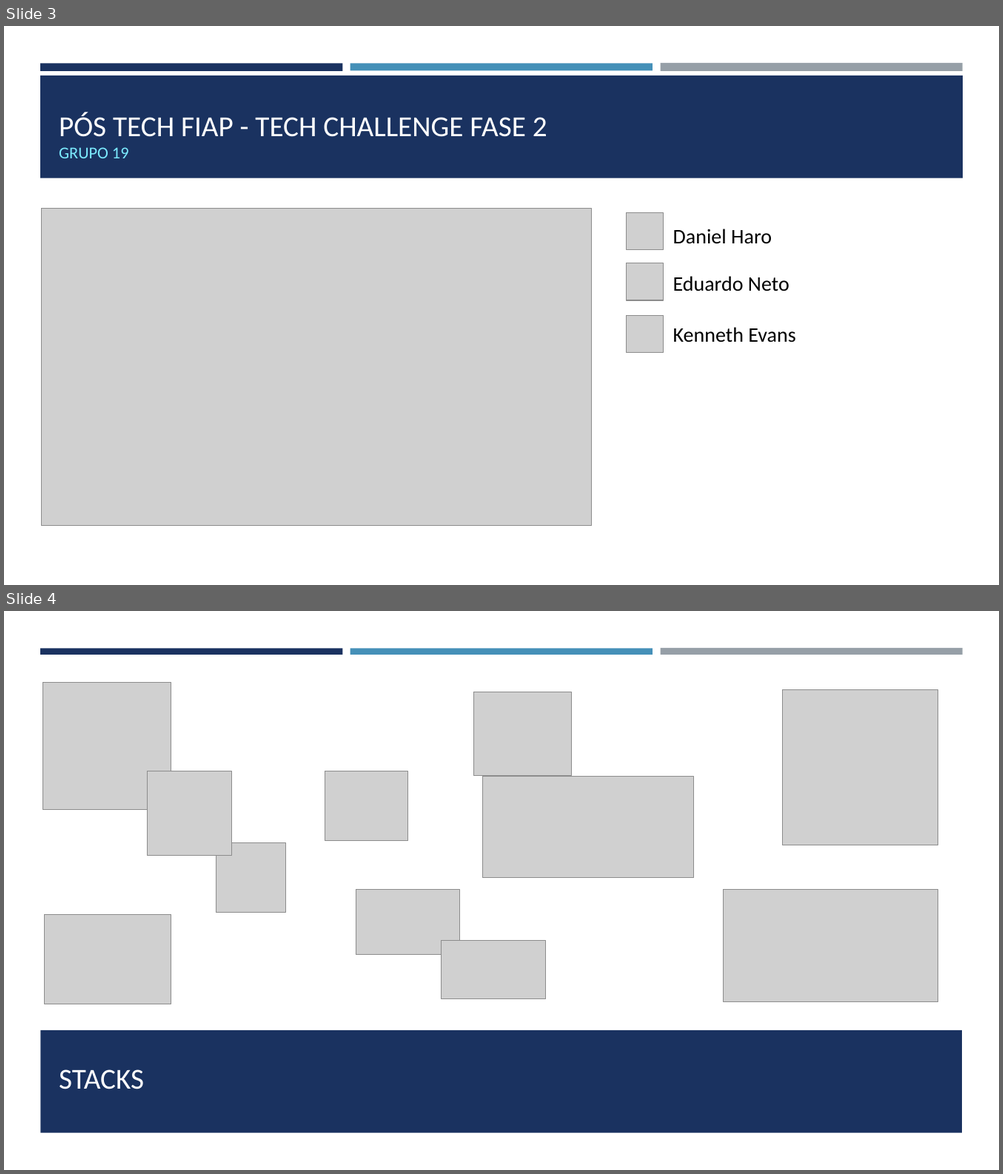
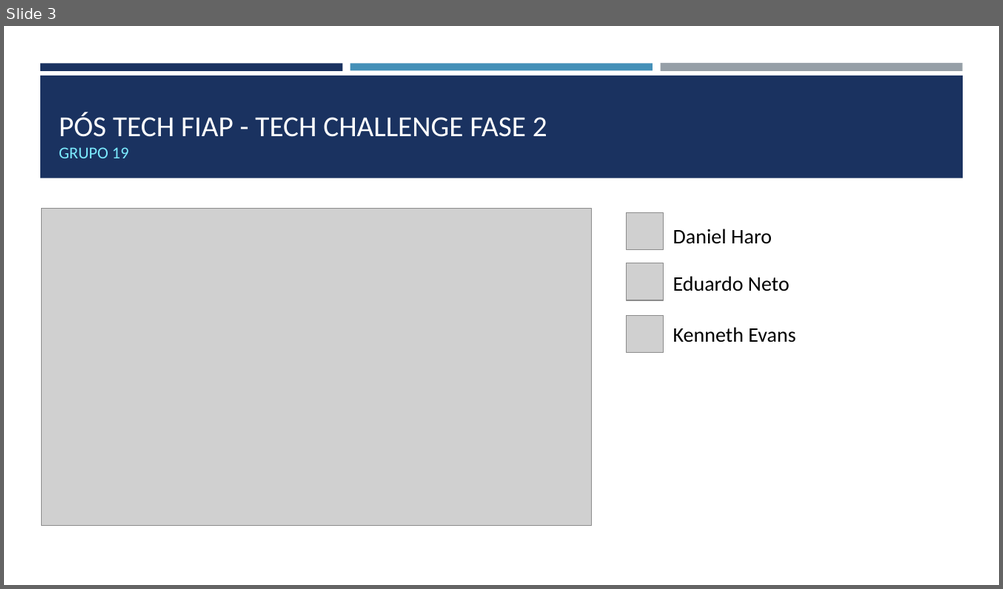
Before and after one commit to codes-and-technology/contatos, a slide deck: docs/Tech Challenge Fase 3/Desenho da Solução Tech Challenge - Fase 3 v1.pptx. Shown one above the other, each under a label of ours: slides 3 and 4 before the commit, slide 3 after it. The pictures are 1003x1174 and 1003x589 pixels, drawn with LibreOffice and Linux fonts; fonts in the diff are those of the drawing; grey boxes stand for pictures. Boxes give left, top, right and bottom in pixels: in the first picture for what was removed or moved away, otherwise in the second. Text is boxed around its words. In the diff, an @@ line names an element or a change of style, - is before the commit and + after.

```diff
--- a/docs/Tech Challenge Fase 3/Desenho da Solução Tech Challenge - Fase 3 v1.pptx
+++ b/docs/Tech Challenge Fase 3/Desenho da Solução Tech Challenge - Fase 3 v1.pptx
@@ slide 4 removed at bbox=[4, 611, 999, 1170], background #FFFFFF; not listed: 3 template elements that a slide beside it also shows @@
@@ rectangle removed at bbox=[4, 655, 999, 1170] @@
@@ picture removed at bbox=[42, 682, 170, 809] @@
@@ picture removed at bbox=[473, 692, 571, 776] @@
@@ picture removed at bbox=[782, 689, 937, 845] @@
@@ picture removed at bbox=[148, 772, 232, 856] @@
@@ picture removed at bbox=[325, 772, 407, 841] @@
@@ picture removed at bbox=[483, 777, 694, 878] @@
@@ picture removed at bbox=[216, 843, 285, 912] @@
@@ picture removed at bbox=[356, 890, 460, 956] @@
@@ picture removed at bbox=[723, 890, 937, 1002] @@
@@ picture removed at bbox=[44, 914, 171, 1004] @@
@@ picture removed at bbox=[441, 941, 546, 999] @@
@@ rectangle removed at bbox=[40, 1031, 962, 1133] @@
@@ title removed at bbox=[59, 1070, 144, 1090] @@
-STACKS
```
Also in this commit, not shown: 3 slides changed, 11 slides added, 1 other slide removed.
